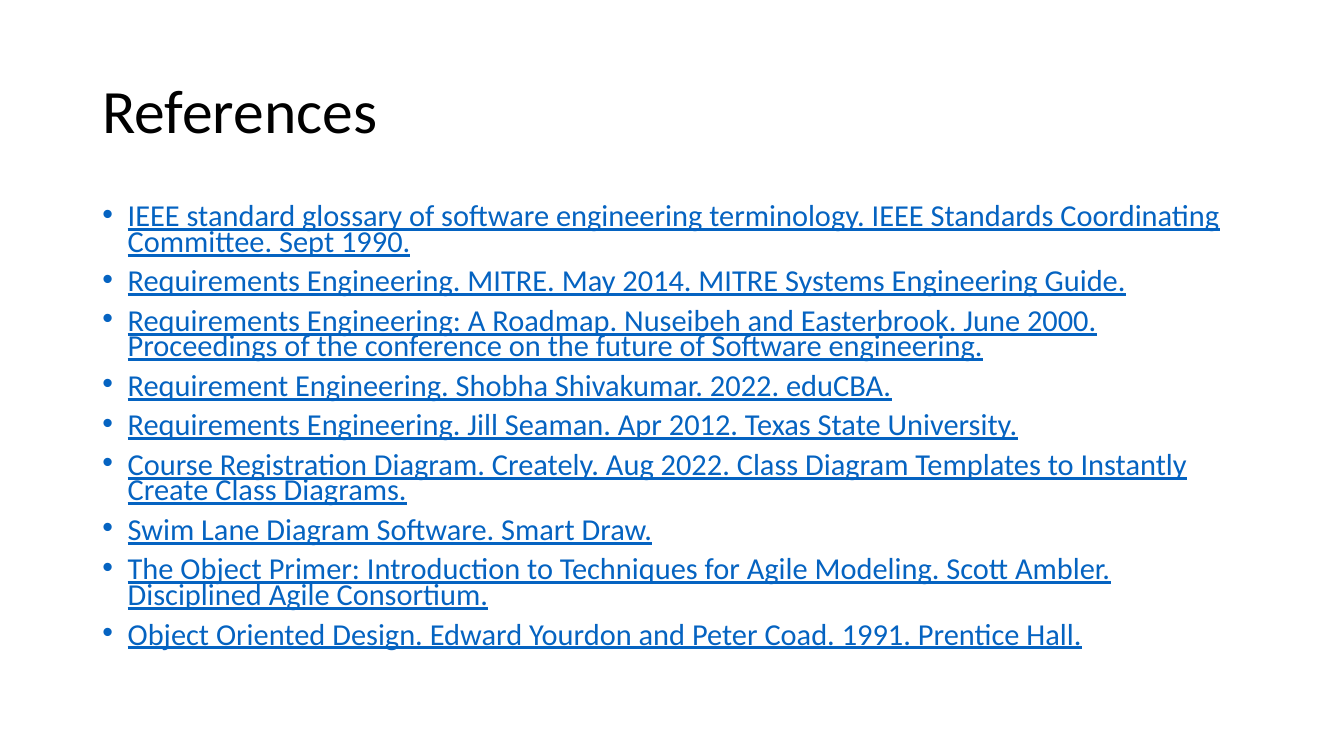
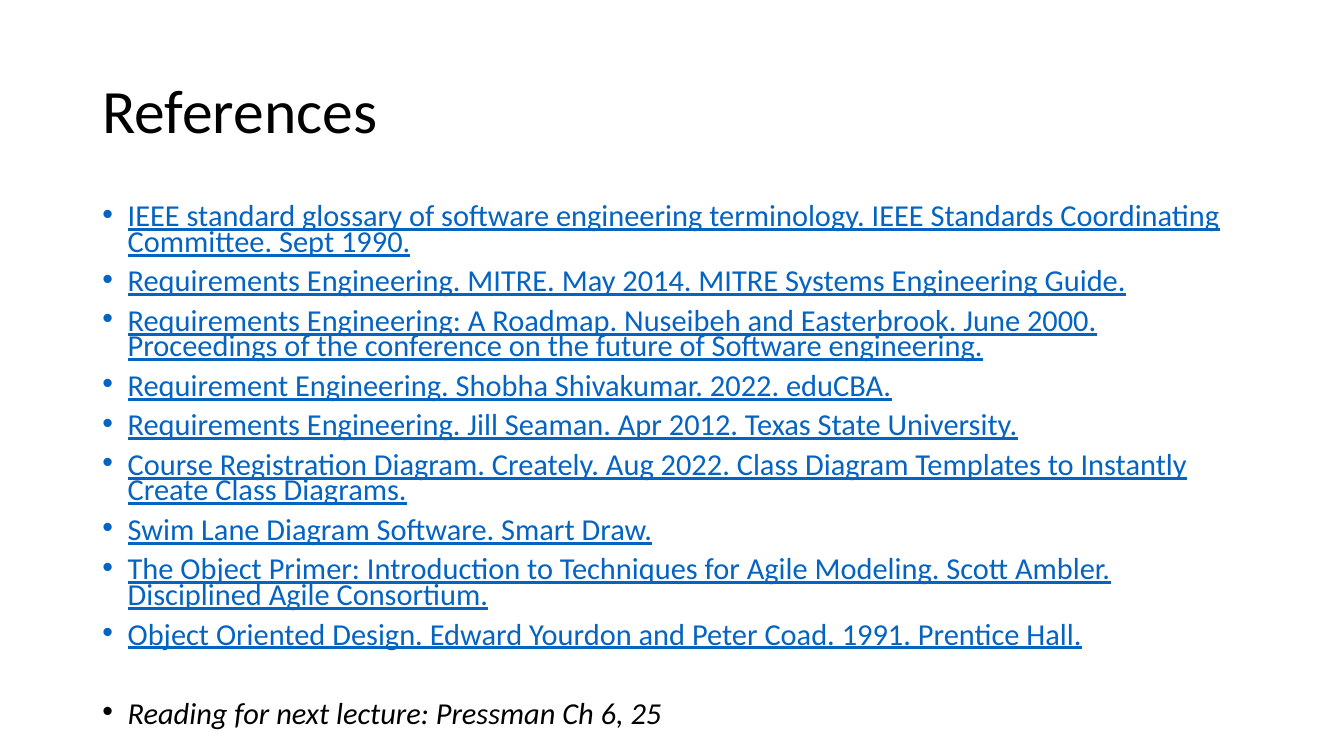
Before and after one commit to kilgallin/SWEF22, a slide deck: slide 33 of lectures/07-Requirements.pptx. Drawn at 1344x756 pixels with LibreOffice and Linux fonts; fonts in the diff are those of the drawing. Boxes give left, top, right and bottom in pixels: in the first picture for what was removed or moved away, otherwise in the second. Text is boxed around its words. In the diff, an @@ line names an element or a change of style, - is before the commit and + after.

Commit message:
Add reading for next lecture to lecture 7 slides

```diff
--- a/lectures/07-Requirements.pptx
+++ b/lectures/07-Requirements.pptx
@@ text at (128,703,662,730): paragraph added @@
+• Reading for next lecture: Pressman Ch 6, 25
```
Also in this commit, not shown: 1 other file.
